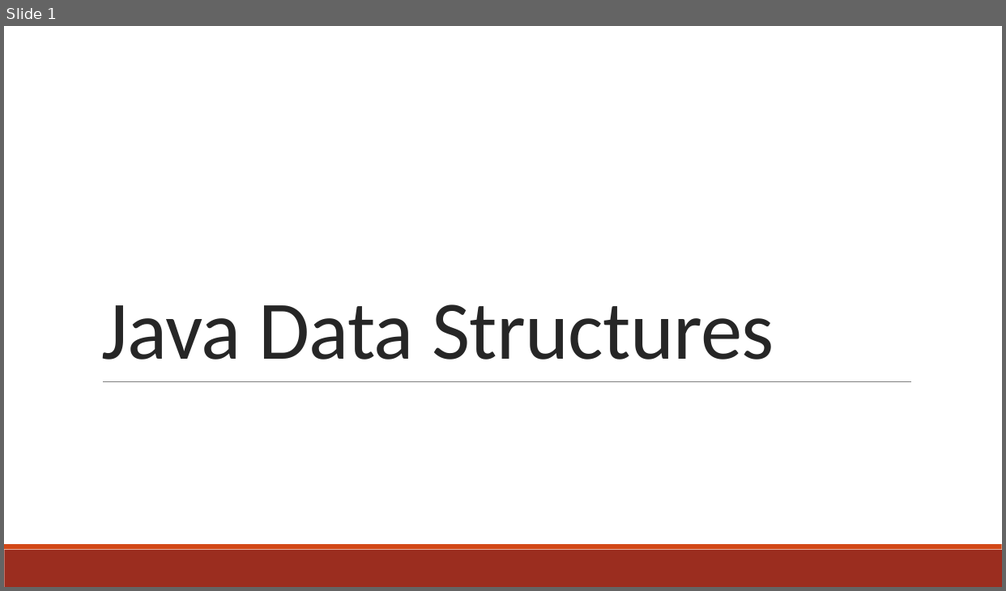
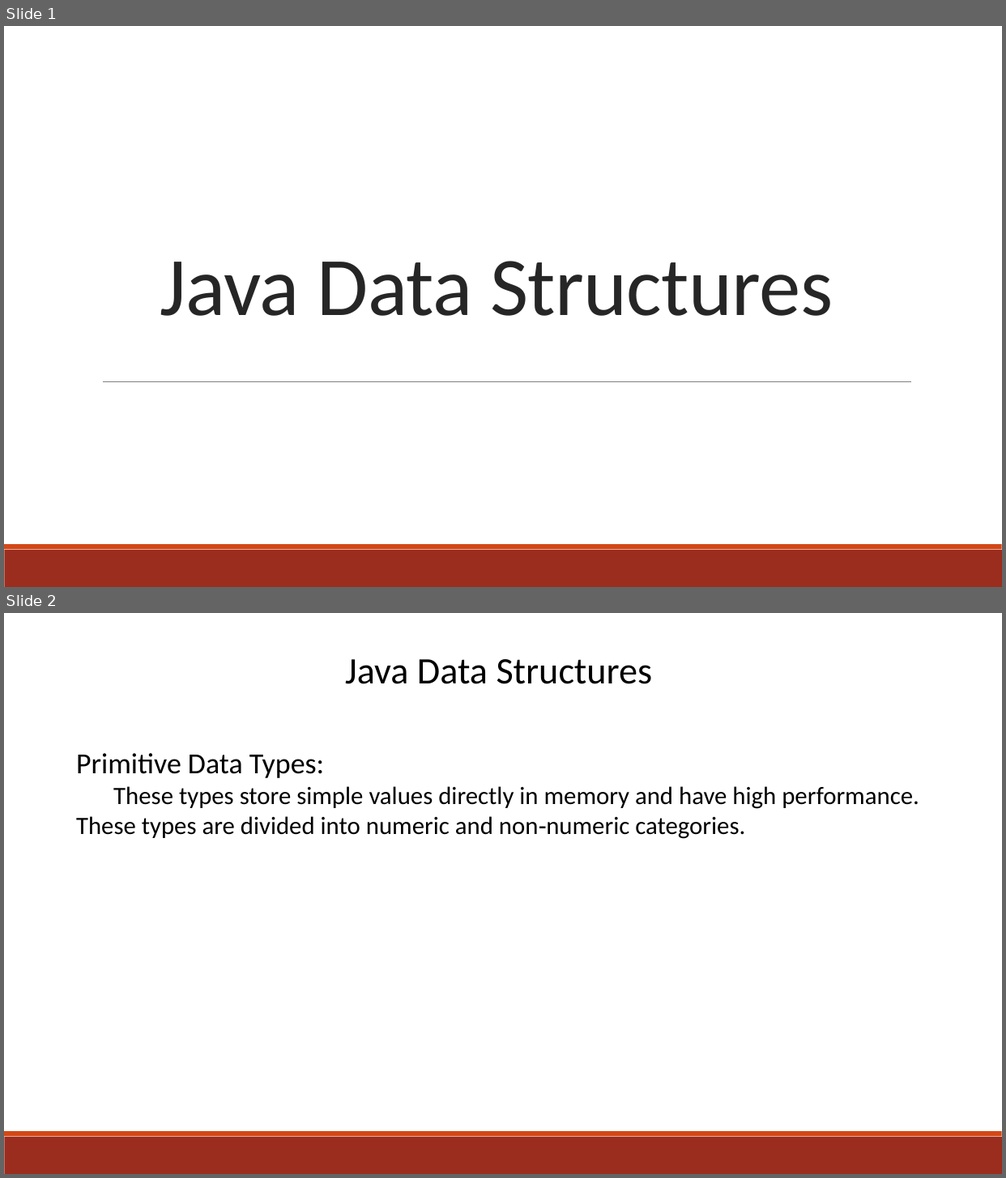
Before and after one commit to Ramin2005/Java-Advanced-Programming, a slide deck: Data Structures/Data Structures.PPTX. Shown one above the other, each under a label of ours: slide 1 before the commit, slides 1 and 2 after it. The pictures are 1006x591 and 1006x1178 pixels, drawn with LibreOffice and Linux fonts; fonts in the diff are those of the drawing. Boxes give left, top, right and bottom in pixels: in the first picture for what was removed or moved away, otherwise in the second. Text is boxed around its words. In the diff, an @@ line names an element or a change of style, - is before the commit and + after.

```diff
--- a/Data Structures/Data Structures.PPTX
+++ b/Data Structures/Data Structures.PPTX
@@ slide 2 added at (x1=4, y1=613, x2=1002, y2=1174), background #FFFFFF; not listed: 2 template elements that a slide beside it also shows @@
@@ text added at (x1=345, y1=659, x2=653, y2=684), 36 pt, text #000000 @@
+Java Data Structures
@@ text added at (x1=76, y1=753, x2=919, y2=839), 24 pt, text #000000 @@
+Primitive Data Types:
+These types store simple values directly in memory and have high performance. These types are divided into numeric and non‑numeric categories.
@@ slide 1 changed as well @@
@@ title "Java Data Structures" at (x1=160, y1=261, x2=833, y2=316): alignment left to centre @@
```
Also in this commit, not shown: 1 other slide added, 1 slide removed, 1 other file.
